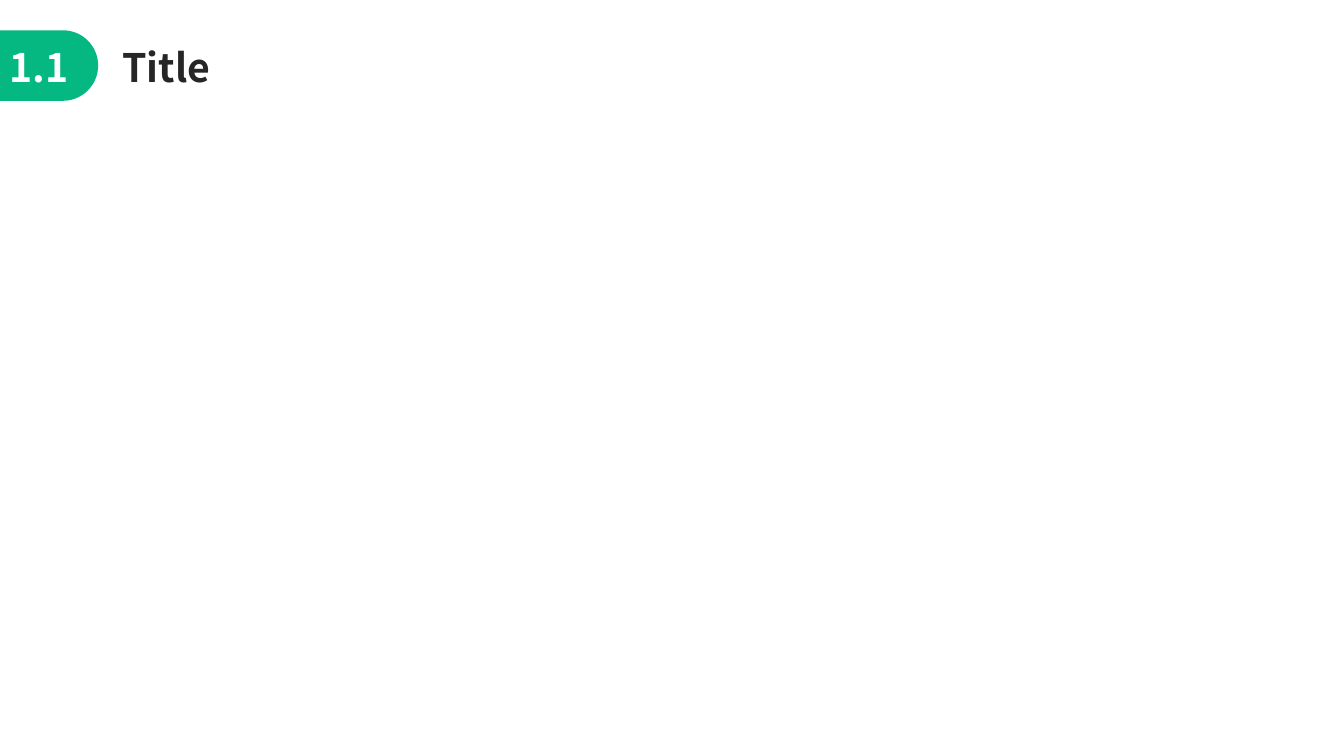
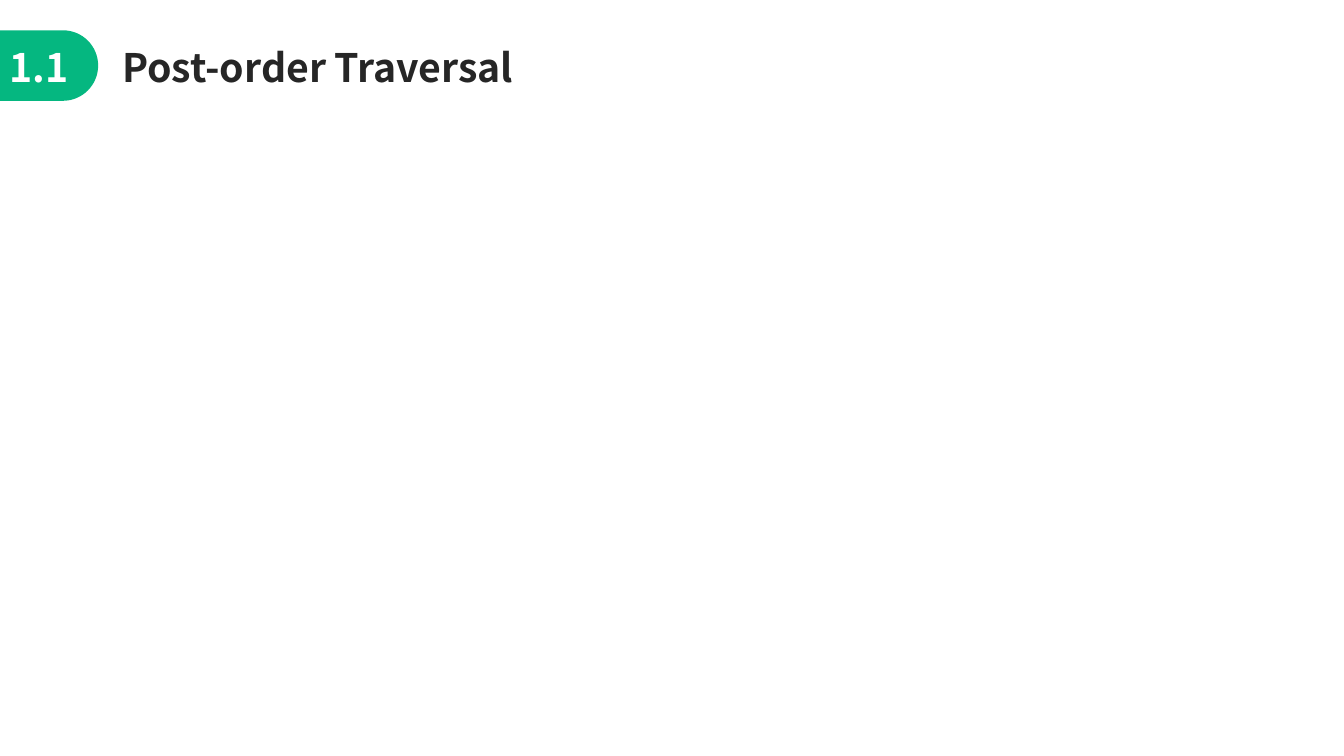
Before and after one commit to jimmyyih518/DSA2022Fall, a slide deck: slide 24 of week4/week4_slides.pptx (slide 10 before the commit). Drawn at 1344x756 pixels with LibreOffice and Linux fonts; fonts in the diff are those of the drawing. Boxes give left, top, right and bottom in pixels: in the first picture for what was removed or moved away, otherwise in the second. Text is boxed around its words. In the diff, an @@ line names an element or a change of style, - is before the commit and + after.

```diff
--- a/week4/week4_slides.pptx
+++ b/week4/week4_slides.pptx
@@ text at [122,50,513,83]: text changed @@
-Title
+Post-order Traversal
```
Also in this commit, not shown: 7 other slides changed, 13 slides added, 17 other files.
